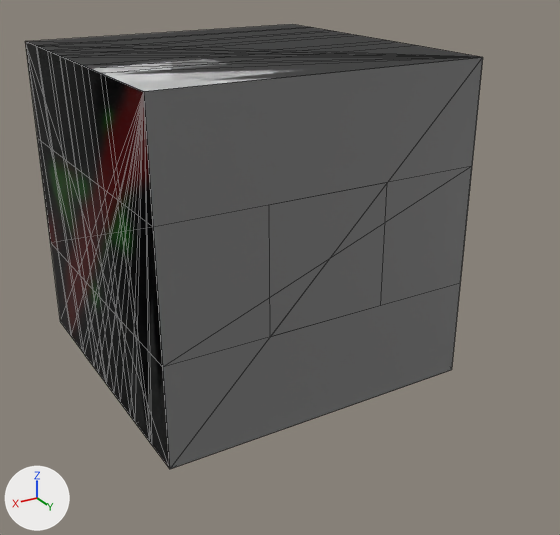
An edit to the glTF model assets/gta2_block_model.glb, drawn before and after from the same camera.
Rendered twice from a 50 mm camera at (1.121, 2.108, 0.814) aimed at (-0.118, 0.043, -0.219). Every picture has the same lights, and +X, +Y and +Z are marked at lower left. Mesh edges are drawn as thin lines. Where no turn or scale is listed for an object, it has been applied to the vertices. Vertices at the same position are counted once.

Before the edit, the objects in view are built like this:
```python
me_3_sided_bottom = bpy.data.meshes.new('3_sided.bottom')
me_3_sided_bottom.from_pydata([(-0.5, 0.5, 0.5), (0.5, 0.5, -0.5), (0.5, 0.5, 0.5)], [], [(2, 1, 0)])
me_3_sided_bottom.materials.append(mat_material)  # white #e7e7e7
me_3_sided_right = bpy.data.meshes.new('3_sided.right')
me_3_sided_right.from_pydata(...)  # 3 vertices, 1 face; spans x 0.5, y -0.5..0.5, z -0.5..0.5
me_3_sided_right.materials.append(mat_material_001)  # picture img_uv_map_test
me_3_sided_top = bpy.data.meshes.new('3_sided.top')
me_3_sided_top.from_pydata(...)  # 3 vertices, 1 face; spans x -0.5..0.5, y -0.5..0.5, z 0.5
me_3_sided_top.materials.append(mat_material_001)  # picture img_uv_map_test
me_slope_7_4_right = bpy.data.meshes.new('slope_7.4.right')
me_slope_7_4_right.from_pydata(...)  # 4 vertices, 2 faces; spans x 0.5, y -0.214..0.5, z -0.5..0.5
me_slope_7_4_right.materials.append(mat_material_001)  # picture img_uv_map_test
ob_3_sided_bottom = bpy.data.objects.new('3_sided.bottom', me_3_sided_bottom)
ob_3_sided_bottom.location = (0.0, 0.0, 0.0)
ob_3_sided_right = bpy.data.objects.new('3_sided.right', me_3_sided_right)
ob_3_sided_right.location = (0.0, 0.0, 0.0)
ob_3_sided_top = bpy.data.objects.new('3_sided.top', me_3_sided_top)
ob_3_sided_top.location = (0.0, 0.0, 0.0)
ob_slope_7_4_right = bpy.data.objects.new('slope_7.4.right', me_slope_7_4_right)
ob_slope_7_4_right.location = (0.0, 0.0, 0.0)
# also in view: 'slope_8.5' at (0.0, 0.125, 0.0); 'slope_7.5.right' at (0.5, 0.071, 0.0); 'slope_7.6.right' at (0.5, 0.0, 0.0); 'slope_8.6' at (0.0, 0.062, 0.0); 'slope_7.3.right' at (0.5, 0.214, 0.0)
```
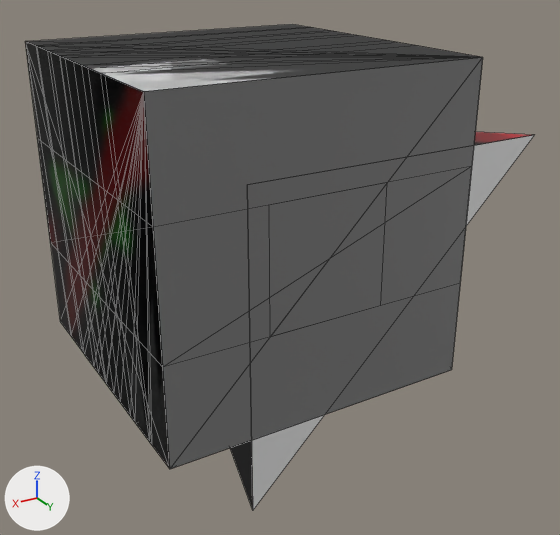
Edits to the bpy script that builds the scene:
```text
Change me_3_sided_top:
    where me_3_sided_top.from_pydata(...)  # 3 vertices, 1 face; spans x -0.5..0.5, y -0.5..0.5, z 0.5
    used by ob_3_sided_top; location = (0.0, 0.0, 0.0)
    me_3_sided_top part 1: the whole mesh is moved by (-0.25, 0.0, -0.25)
Change me_3_sided_bottom:
    where me_3_sided_bottom.from_pydata(...)  # 3 vertices, 1 face; spans x -0.5..0.5, y 0.5, z -0.5..0.5
    used by ob_3_sided_bottom; location = (0.0, 0.0, 0.0)
    me_3_sided_bottom part 2: the whole mesh is moved by (-0.25, 0.0, -0.25)
Change me_3_sided_right:
    where me_3_sided_right.from_pydata(...)  # 3 vertices, 1 face; spans x 0.5, y -0.5..0.5, z -0.5..0.5
    used by ob_3_sided_right; location = (0.0, 0.0, 0.0)
    me_3_sided_right part 3: the whole mesh is moved by (-0.25, 0.0, -0.25)
```

What differs and where, as boxes (x1, y1, x2, y2) in the pictures (560 x 535 px):
'3_sided.bottom', mesh moved (not visible before): after (252, 135, 534, 510)
'3_sided.right', mesh moved (not visible before): after (230, 440, 253, 510)
'3_sided.top', mesh moved (not visible before): after (474, 132, 532, 145)
